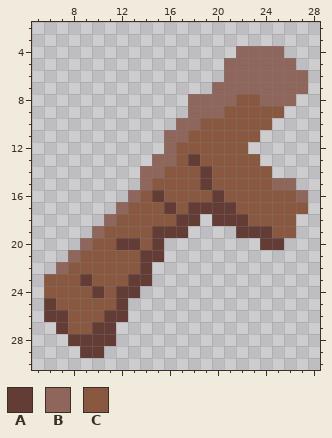
One commit to this pixel-art sprite: assets/sprites/items/wood.png. The first picture shows the starting point.
The file is 32x32 pixels. Shown: x 5..28, y 2..30.
Palette (. is transparent): A #623c35  B #8f665b  C #895841
Now the later version:
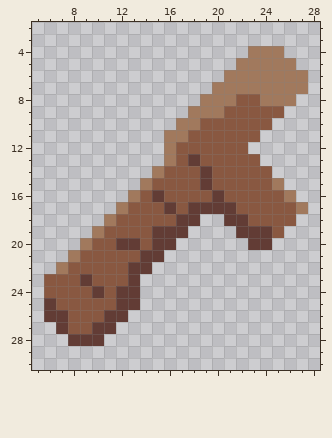
Diff:
colour B: #8f665b -> #a1795d
y 4: x 22 B -> .
y 5: x 21 B -> .
y 8: x 18 B -> .
y 13: x 15 B -> .
y 14: x 14 B -> .
y 15: x 26 B -> .
y 16: x 26..27 CB -> B.
y 17: x 27 C -> B
y 18: x 20 A -> .
y 19: x 26 C -> .
y 20: x 16 . -> A; x 23 . -> A; x 25 A -> .
y 22: x 13 C -> A
y 23: x 14 A -> .
y 25: x 13 . -> A
y 28: x 11 A -> .
y 29: x 9..10 AA -> ..
